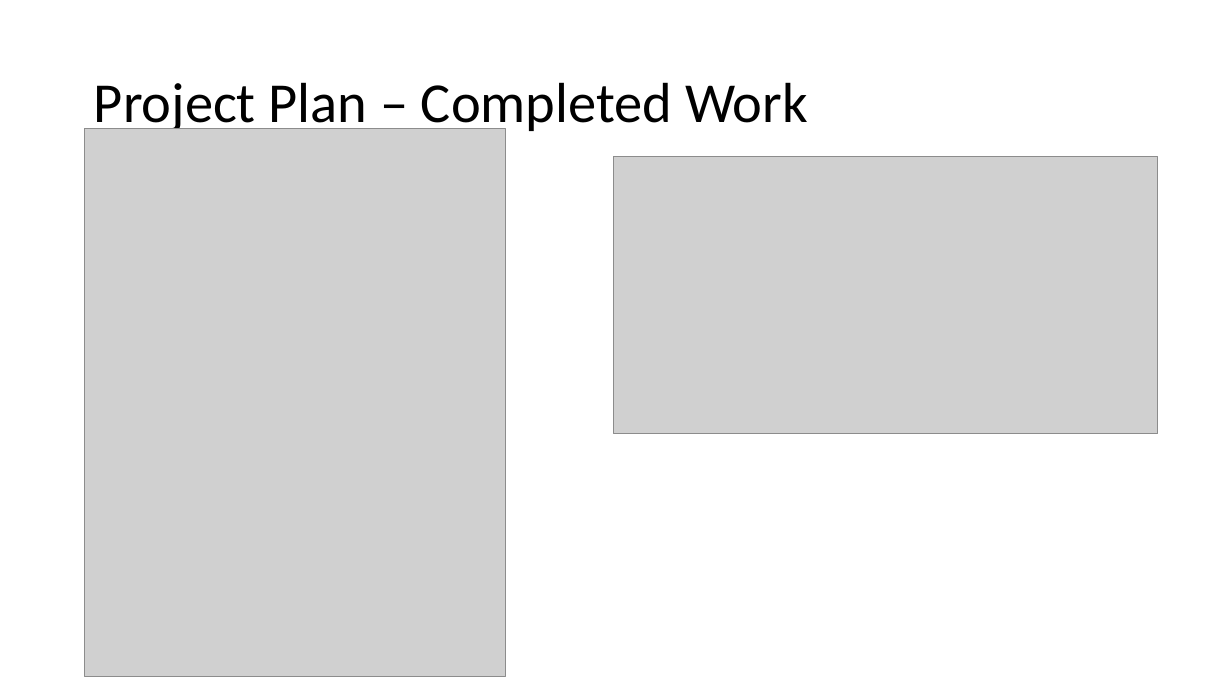
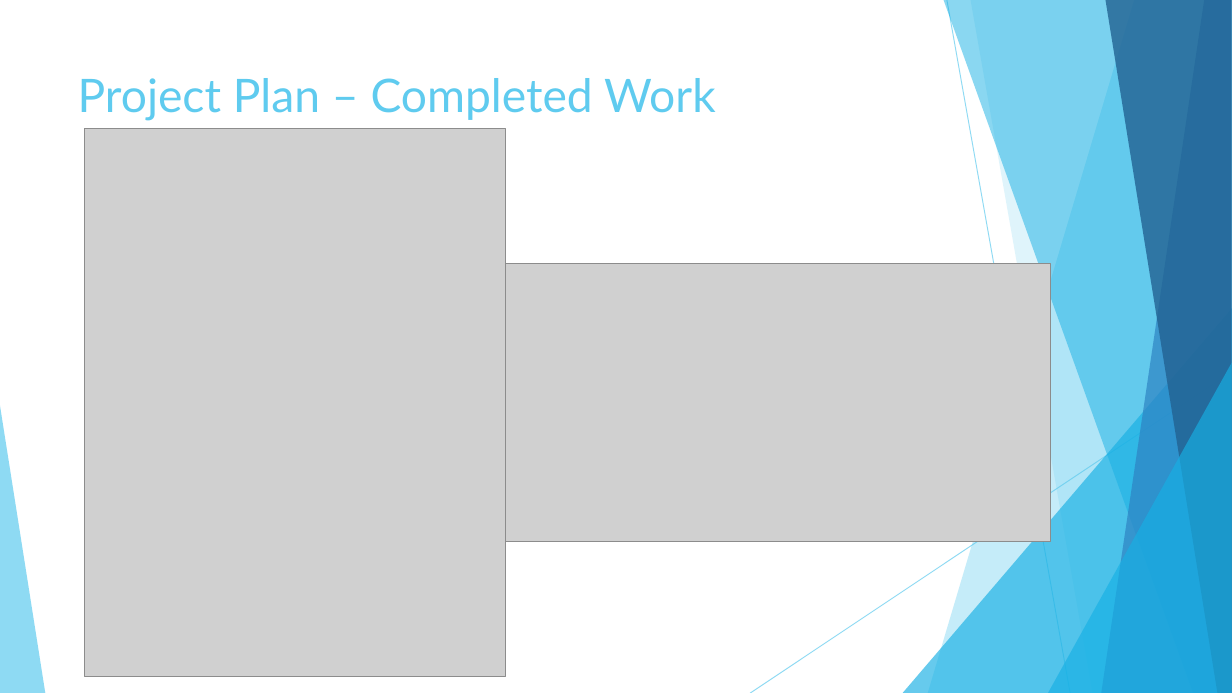
Before and after one commit to blueberryboson/Software-Engineering-Spr-2016, a slide deck: slide 8 of Open.Classes.Project.Interim.Presentation.pptx (slide 7 before the commit). Drawn at 1232x693 pixels with LibreOffice and Linux fonts; fonts in the diff are those of the drawing; grey boxes stand for pictures. Boxes give left, top, right and bottom in pixels: in the first picture for what was removed or moved away, otherwise in the second. Text is boxed around its words. In the diff, an @@ line names an element or a change of style, - is before the commit and + after.

```diff
--- a/Open.Classes.Project.Interim.Presentation.pptx
+++ b/Open.Classes.Project.Interim.Presentation.pptx
@@ title "Project Plan – Completed Work": place and size @@
-title "Project Plan – Completed Work" at bbox=[94, 82, 808, 135]
+title "Project Plan – Completed Work" at bbox=[78, 78, 716, 121]
@@ title "Project Plan – Completed Work" at bbox=[78, 78, 716, 121]: size 44 to 36 pt, font Calibri to Lato, text colour #000000 to #5FCBEF; line spacing 0.9 to 1; vertical alignment middle to top @@
@@ picture: place and size @@
-picture at bbox=[614, 156, 1158, 434]
+picture at bbox=[506, 263, 1050, 542]
@@ group added at bbox=[0, 0, 1232, 693]: 5 freeform shapes, 3 triangles, 2 lines @@
```
Also in this commit, not shown: 7 other slides changed, 2 slides added, 1 slide removed.
